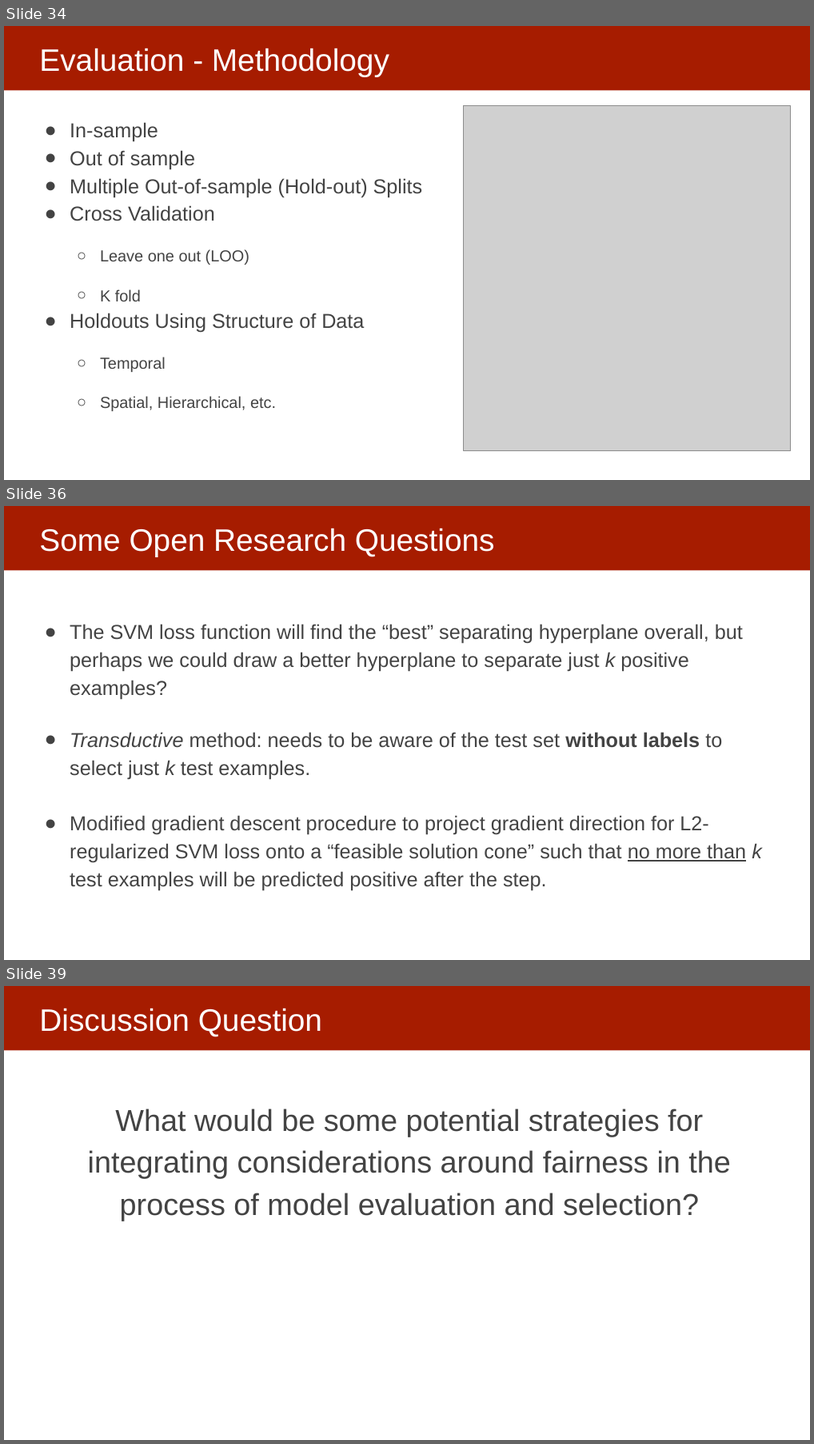
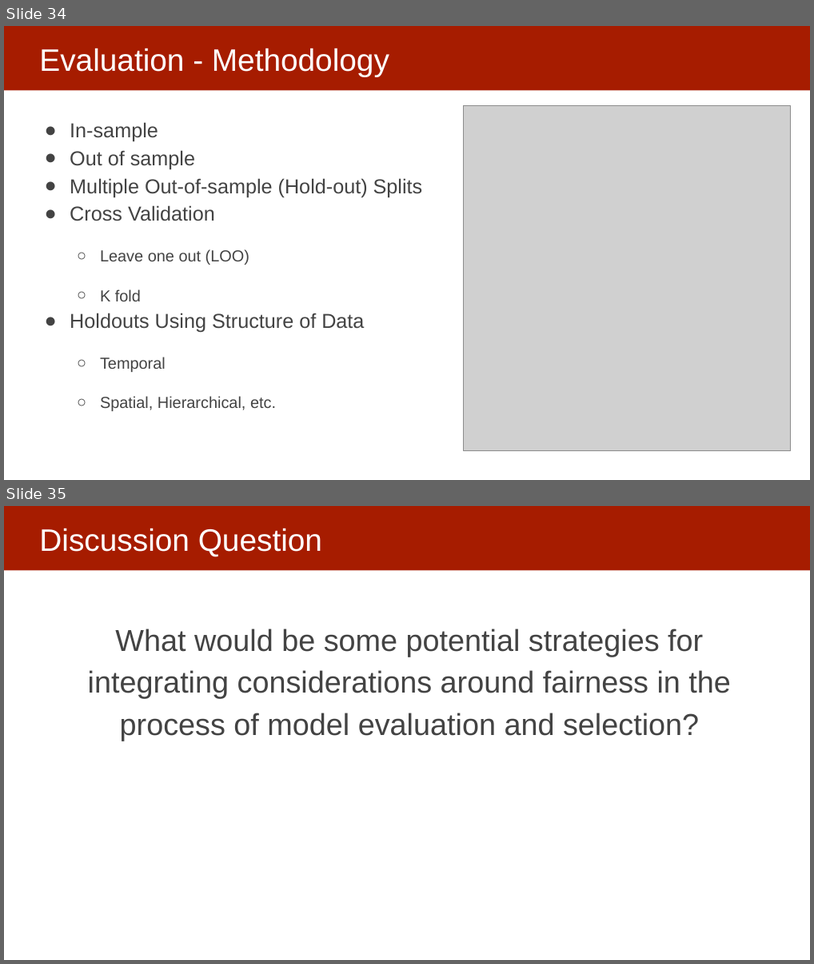
Before and after one commit to dssg/mlforpublicpolicylab, a slide deck: Lectures/11-model-selection-and-validation-part-2.pptx. Shown one above the other, each under a label of ours: slides 34, 36 and 39 before the commit, slides 34 and 35 after it; the slides between them are not shown. The pictures are 814x1444 and 814x964 pixels, drawn with LibreOffice and Linux fonts; fonts in the diff are those of the drawing; grey boxes stand for pictures. Boxes give left, top, right and bottom in pixels: in the first picture for what was removed or moved away, otherwise in the second. Text is boxed around its words. In the diff, an @@ line names an element or a change of style, - is before the commit and + after.

```diff
--- a/Lectures/11-model-selection-and-validation-part-2.pptx
+++ b/Lectures/11-model-selection-and-validation-part-2.pptx
@@ slide 36 removed at bbox=[4, 506, 810, 960], background #FFFFFF; not listed: 1 template element that a slide beside it also shows @@
@@ title removed at bbox=[39, 528, 495, 556] @@
-Some Open Research Questions
@@ text removed at bbox=[70, 624, 762, 890] @@
-● The SVM loss function will find the “best” separating hyperplane overall, but perhaps we could draw a better hyperplane to separate just k positive examples?
-● Transductive method: needs to be aware of the test set without labels to select just k test examples.
-● Modified gradient descent procedure to project gradient direction for L2-regularized SVM loss onto a “feasible solution cone” such that no more than k test examples will be predicted positive after the step.
@@ what was slide 39 is now slide 35 @@
```
Also in this commit, not shown: 4 slides changed, 3 other slides removed, 1 other file.
